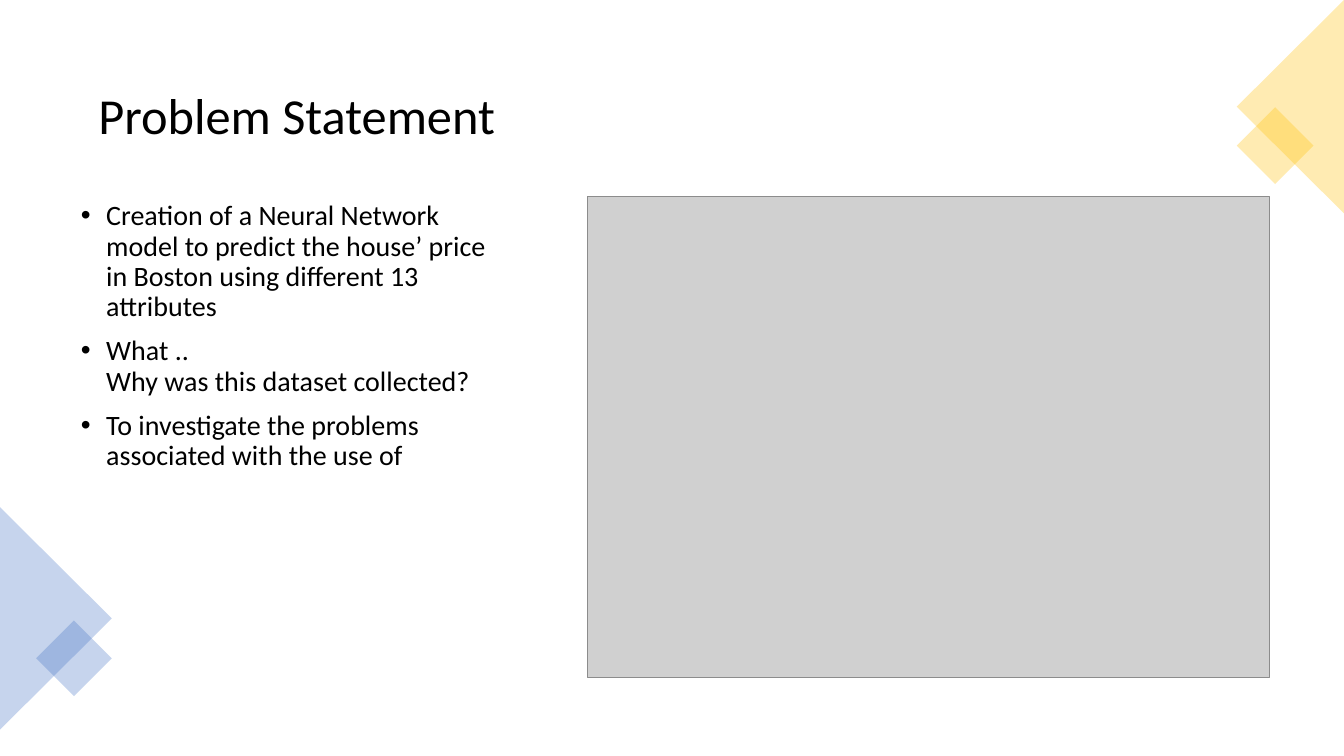
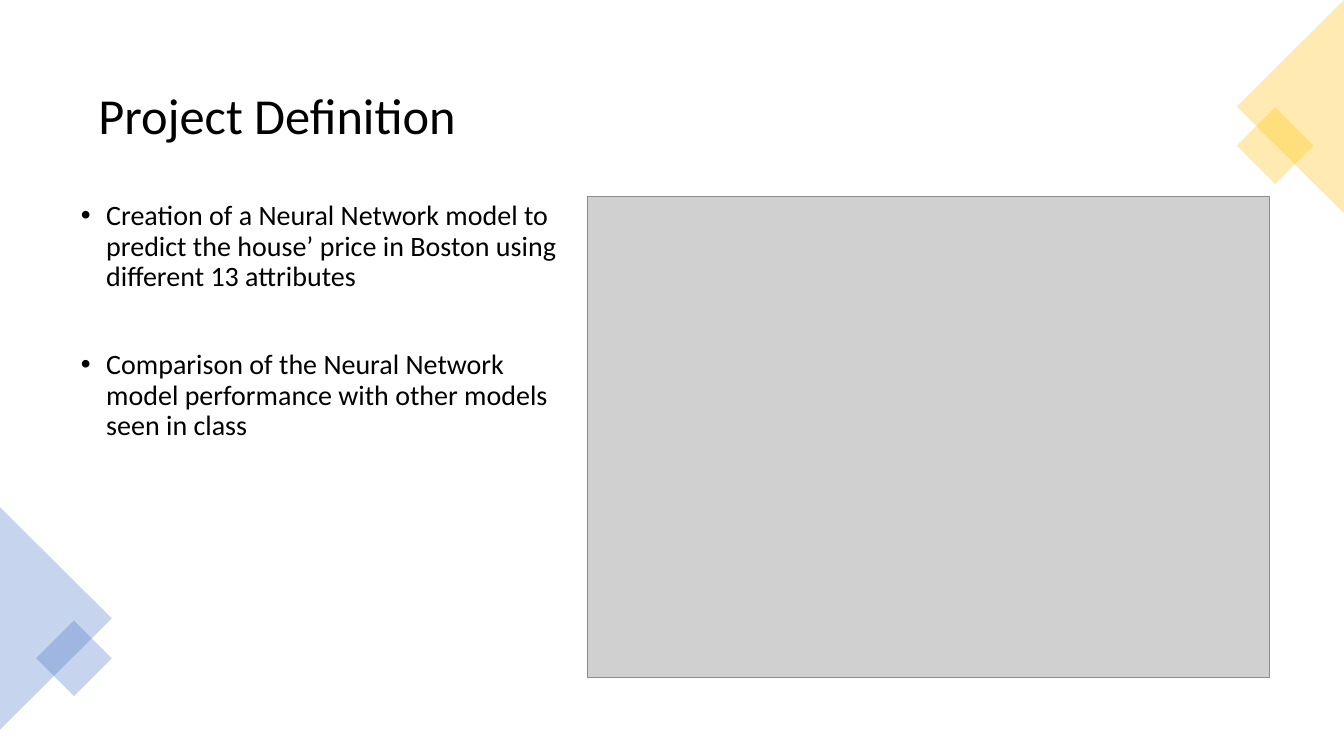
Before and after one commit to Jajc09/data-science, a slide deck: slide 2 of deep-learning/rental-airbnb/boston_ppt.pptx (slide 3 before the commit). Drawn at 1344x756 pixels with LibreOffice and Linux fonts; fonts in the diff are those of the drawing; grey boxes stand for pictures. Boxes give left, top, right and bottom in pixels: in the first picture for what was removed or moved away, otherwise in the second. Text is boxed around its words. In the diff, an @@ line names an element or a change of style, - is before the commit and + after.

```diff
--- a/deep-learning/rental-airbnb/boston_ppt.pptx
+++ b/deep-learning/rental-airbnb/boston_ppt.pptx
@@ title at [98, 99, 455, 143]: text changed @@
-Problem Statement
+Project Definition
@@ text at [106, 354, 547, 436]: text changed @@
-• What ..
-  Why was this dataset collected?
-• To investigate the problems associated with the use of
+• Comparison of the Neural Network model performance with other models seen in class
```
Also in this commit, not shown: 7 other slides changed, 6 slides added, 3 slides removed, 4 other files.
